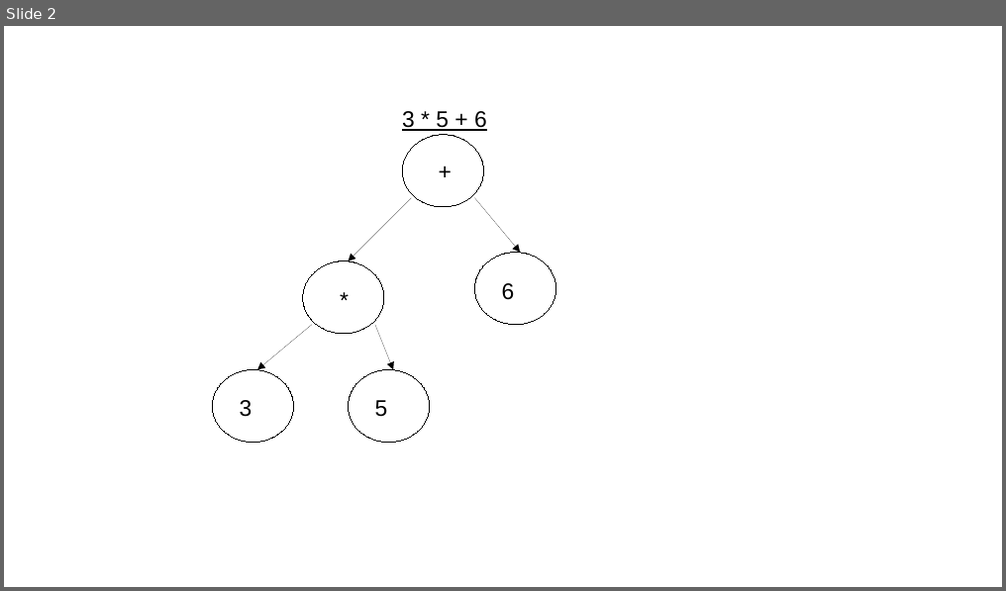
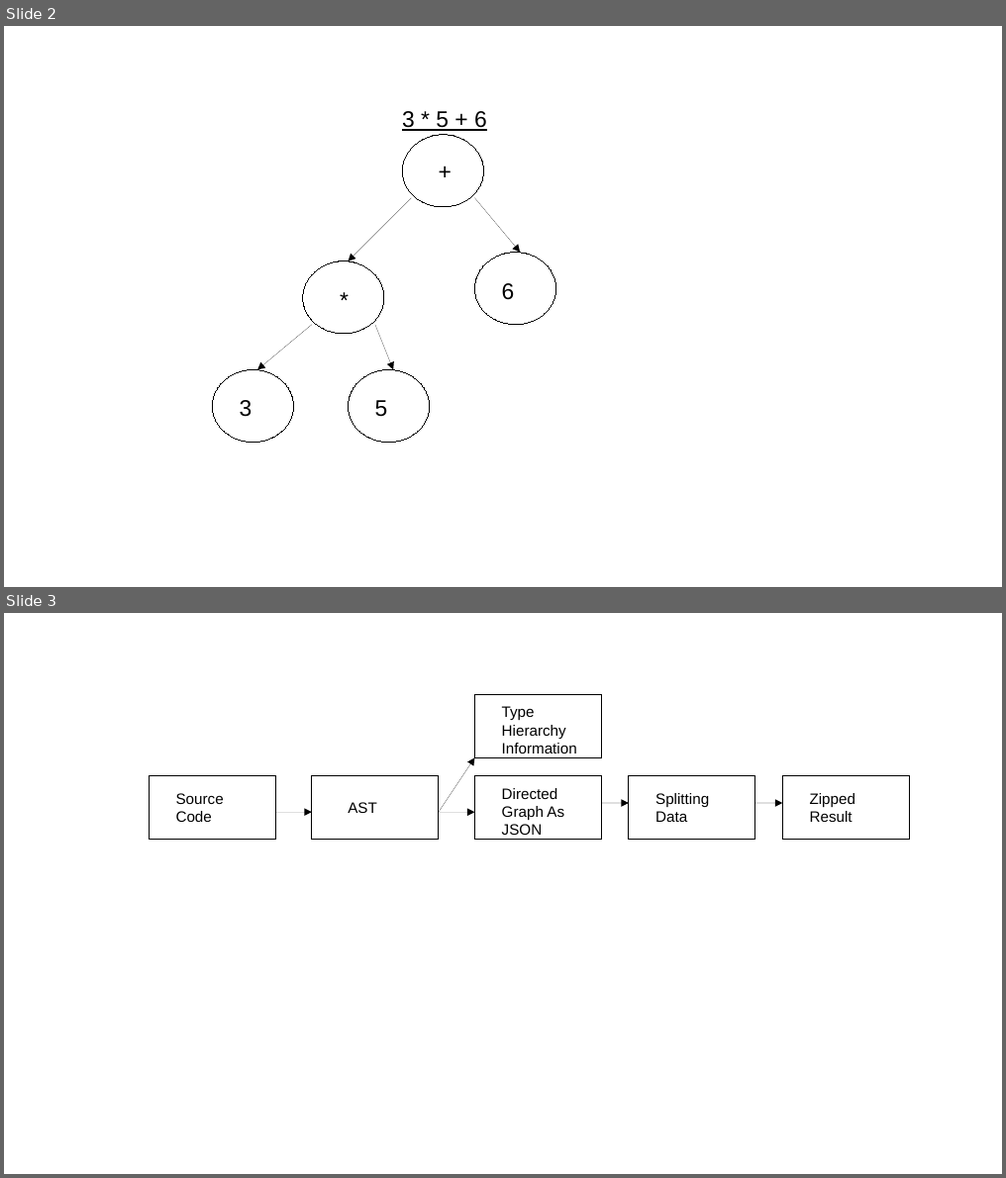
Before and after one commit to MokoSan/tf-gnn-samples, a slide deck: assets/FiguresForFinalReport.pptx. Shown one above the other, each under a label of ours: slide 2 before the commit, slides 2 and 3 after it. The pictures are 1006x591 and 1006x1178 pixels, drawn with LibreOffice and Linux fonts; fonts in the diff are those of the drawing. Boxes give left, top, right and bottom in pixels: in the first picture for what was removed or moved away, otherwise in the second. Text is boxed around its words. In the diff, an @@ line names an element or a change of style, - is before the commit and + after.

Commit message:
Almost done with the Data Acquisition

```diff
--- a/assets/FiguresForFinalReport.pptx
+++ b/assets/FiguresForFinalReport.pptx
@@ slide 3 added at (4, 613, 1002, 1174), background #FFFFFF @@
@@ rectangle added at (475, 694, 602, 758), outline #000000 0.75 pt @@
@@ text added at (502, 706, 577, 754), 12 pt, text #000000 @@
+Type Hierarchy Information
@@ arrow added from (439, 812) to (475, 758), #000000 0.75 pt @@
@@ rectangle added at (149, 776, 275, 840), outline #000000 0.75 pt @@
@@ rectangle added at (312, 776, 439, 840), outline #000000 0.75 pt @@
@@ rectangle added at (475, 776, 602, 840), outline #000000 0.75 pt @@
@@ text added at (502, 788, 564, 835), 12 pt, text #000000 @@
+Directed Graph As JSON
@@ rectangle added at (629, 776, 755, 840), outline #000000 0.75 pt @@
@@ rectangle added at (783, 776, 910, 840), outline #000000 0.75 pt @@
@@ text added at (176, 793, 224, 822), 12 pt, text #000000 @@
+Source Code
@@ arrow added from (275, 812) to (312, 812), #000000 0.75 pt @@
@@ text added at (348, 802, 377, 813), 12 pt, text #000000 @@
+AST
@@ arrow added from (439, 812) to (475, 812), #000000 0.75 pt @@
@@ arrow added from (602, 803) to (629, 803), #000000 0.75 pt @@
@@ text added at (655, 793, 709, 822), 12 pt, text #000000 @@
+Splitting Data
@@ arrow added from (755, 803) to (783, 803), #000000 0.75 pt @@
@@ text added at (810, 793, 855, 822), 12 pt, text #000000 @@
+Zipped Result
```
Also in this commit, not shown: 3 other files.
